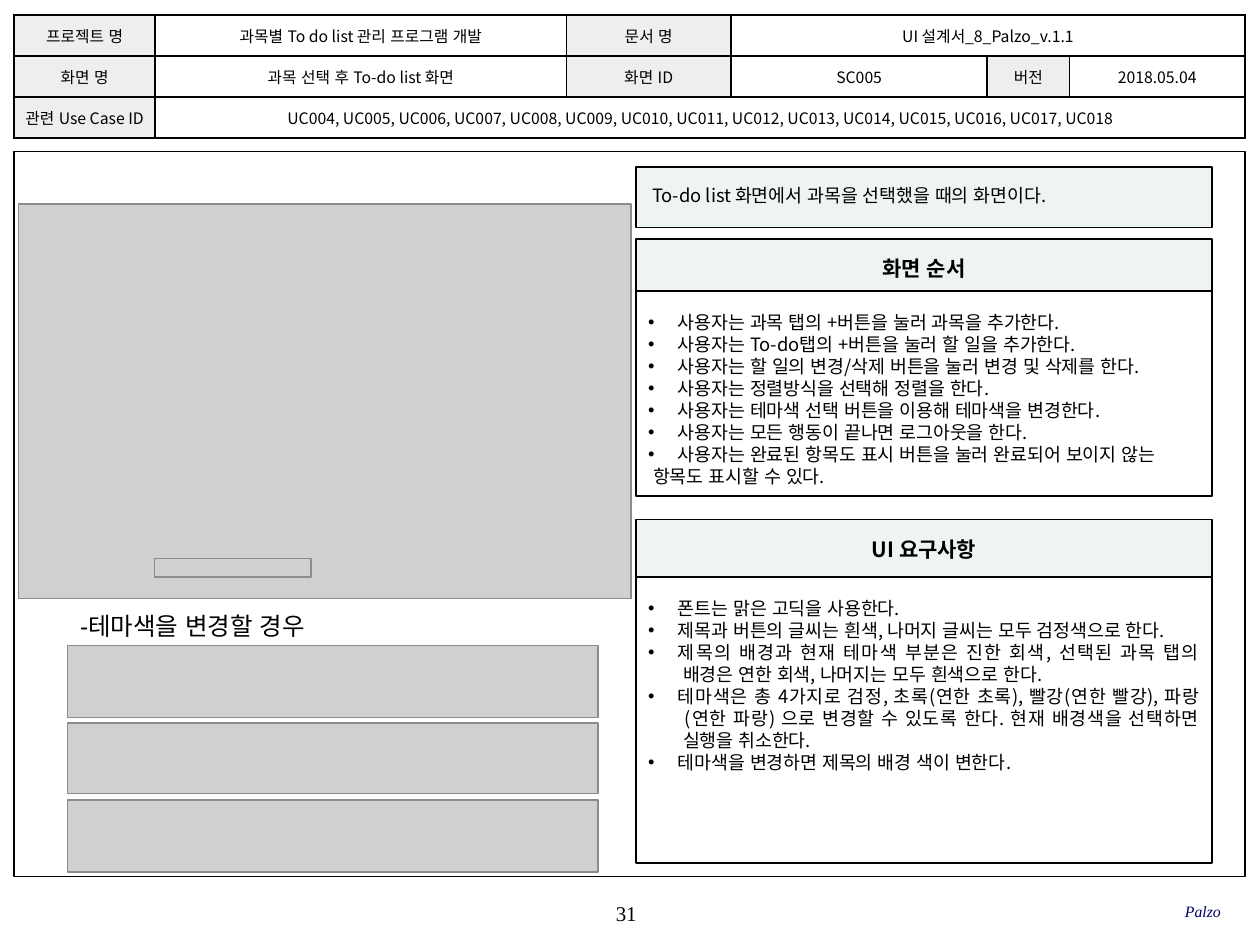
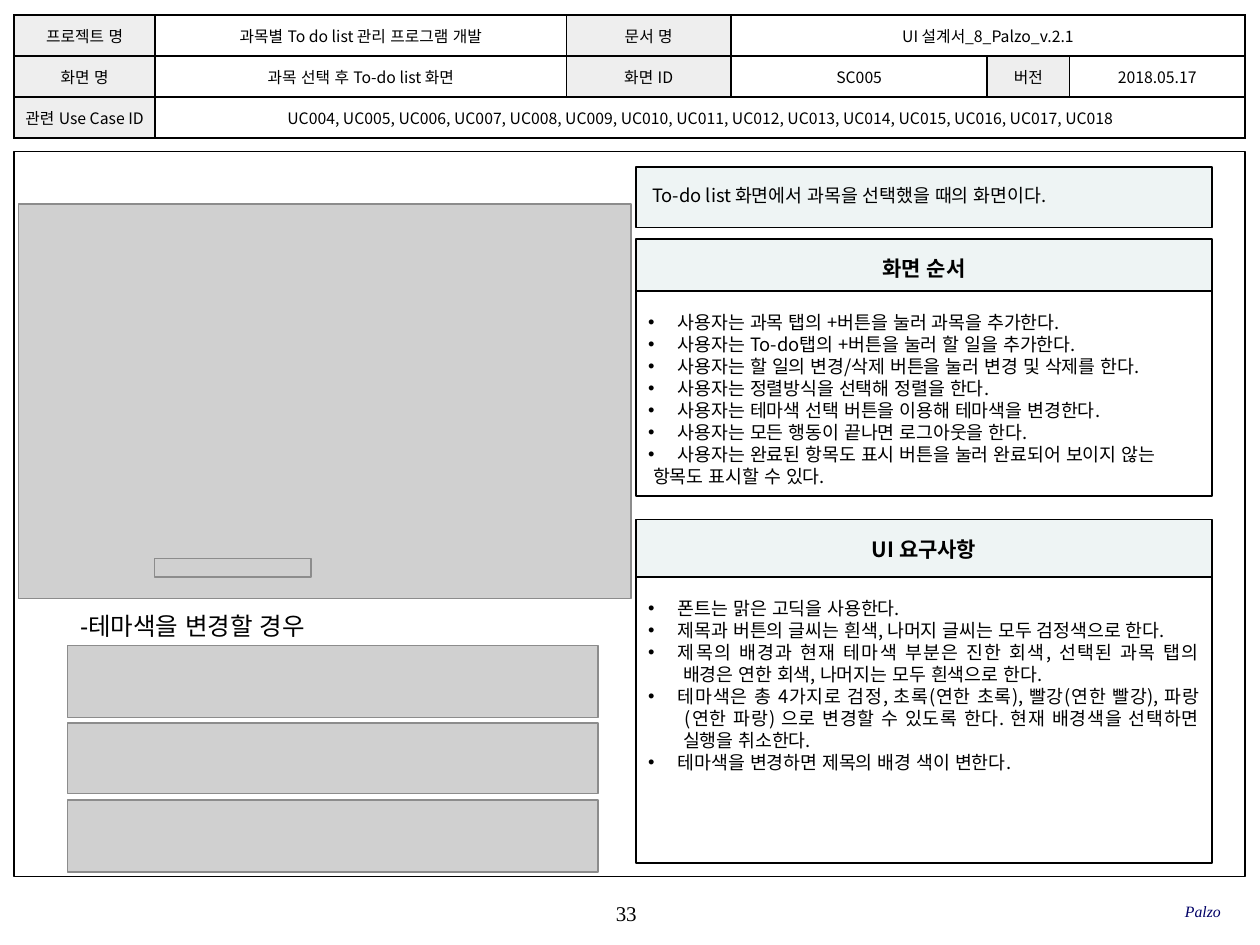
Before and after one commit to SMU-SE-Admin/18-1_8_PALZO_Doc, a slide deck: slide 33 of 03 설계/UI 설계서_8_Palzo.pptx (slide 31 before the commit). Drawn at 1260x945 pixels with LibreOffice and Linux fonts; fonts in the diff are those of the drawing; grey boxes stand for pictures; background and template pictures are left out. Boxes give left, top, right and bottom in pixels: in the first picture for what was removed or moved away, otherwise in the second. Text is boxed around its words. In the diff, an @@ line names an element or a change of style, - is before the commit and + after.

Commit message:
#1102 UI 설계서 작성
안내 화면 추가

```diff
--- a/03 설계/UI 설계서_8_Palzo.pptx
+++ b/03 설계/UI 설계서_8_Palzo.pptx
@@ table at [14, 15, 1244, 139] @@
-row 1, column 4: UI 설계서_8_Palzo_v.1.1
+row 1, column 4: UI 설계서_8_Palzo_v.2.1
-row 2, column 6: 2018.05.04
+row 2, column 6: 2018.05.17
@@ page number at [616, 907, 637, 922]: text changed @@
-31
+33
```
Also in this commit, not shown: 38 other slides changed, 2 slides added.
